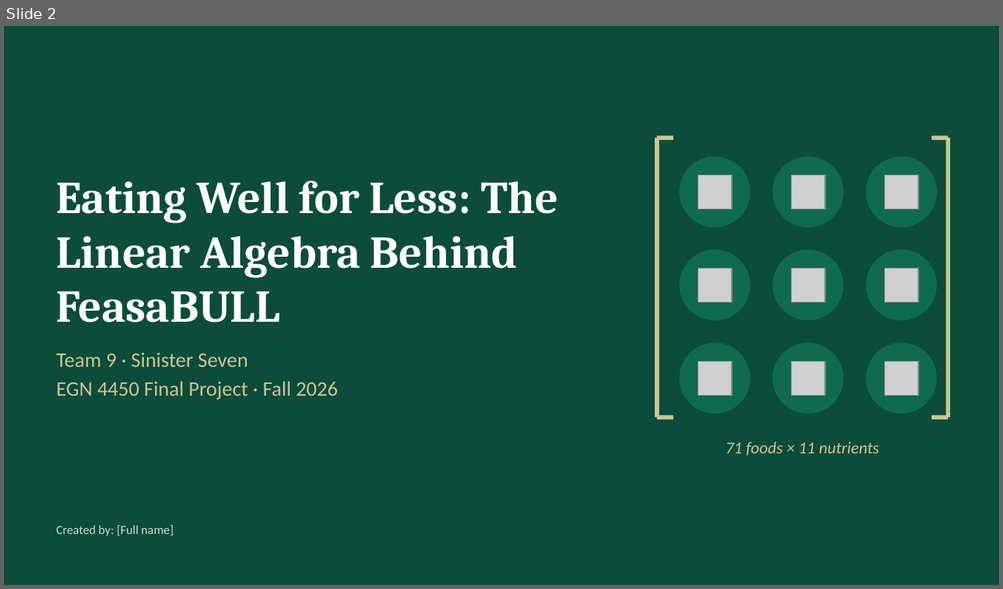
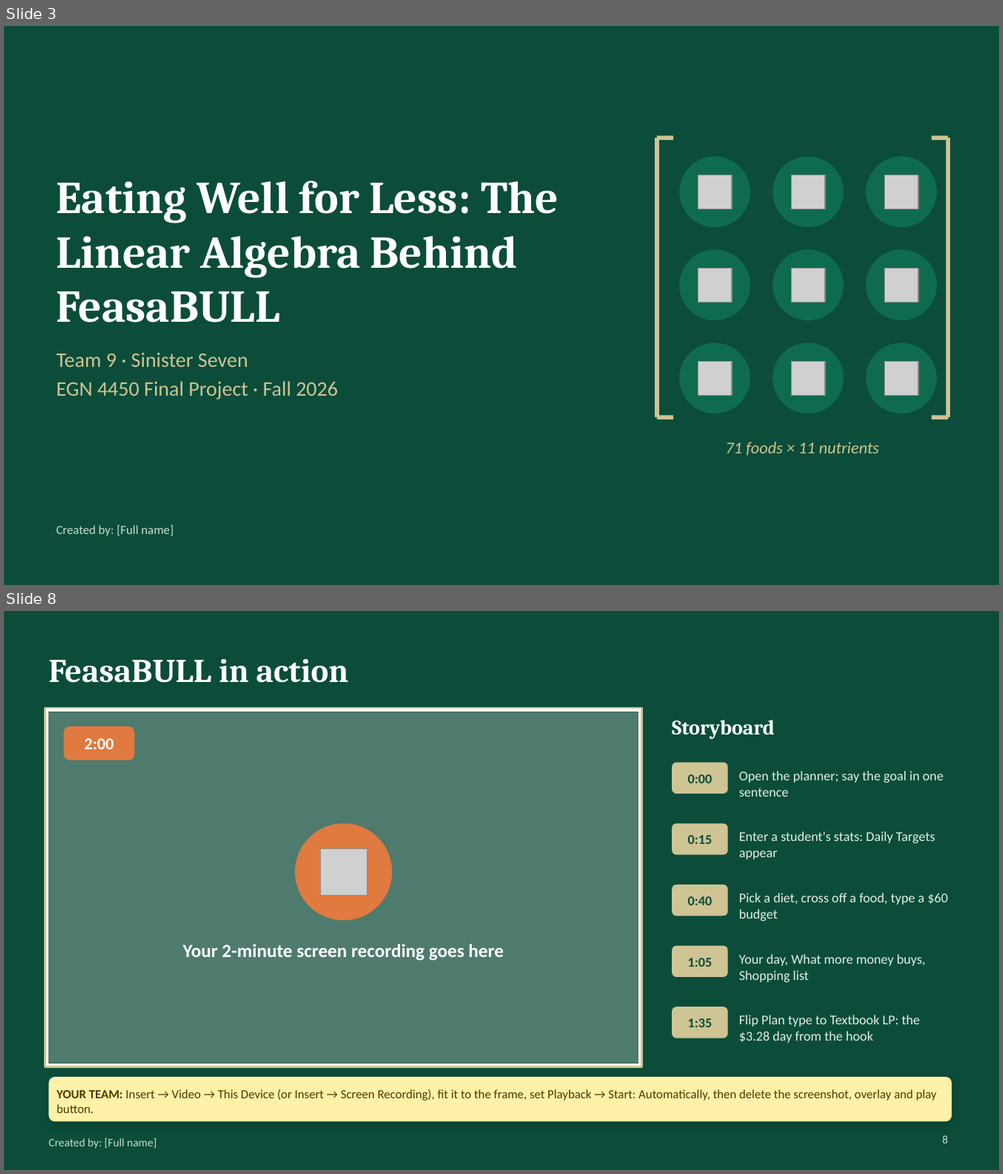
Before and after one commit to ekbaker58/feasabull-diet-optimizer, a slide deck: presentation/FeasaBULL_Final_Presentation_TEMPLATE.pptx. Shown one above the other, each under a label of ours: slide 2 before the commit, slides 3 and 8 after it; the slides between them are not shown. The pictures are 1003x589 and 1003x1174 pixels, drawn with LibreOffice and Linux fonts; fonts in the diff are those of the drawing; grey boxes stand for pictures. Boxes give left, top, right and bottom in pixels: in the first picture for what was removed or moved away, otherwise in the second. Text is boxed around its words. In the diff, an @@ line names an element or a change of style, - is before the commit and + after.

```diff
--- a/presentation/FeasaBULL_Final_Presentation_TEMPLATE.pptx
+++ b/presentation/FeasaBULL_Final_Presentation_TEMPLATE.pptx
@@ slide 8 added at (4,611,999,1170), background #0B4D3A @@
@@ title added at (48,659,349,683), 32 pt, text #FFFFFF, bold @@
+FeasaBULL in action
@@ rectangle added at (45,708,642,1068), fill #FFFFFF, outline #CFC493 2 pt @@
@@ picture added at (48,712,638,1064) @@
@@ rectangle added at (48,712,638,1064), fill #0B4D3A at 65% opacity @@
@@ text added at (671,720,774,739), 20 pt, text #FFFFFF, bold @@
+Storyboard
@@ rounded rectangle added at (64,726,134,760), fill #E07A3F, 16 pt, text #FFFFFF, bold @@
+2:00
@@ rounded rectangle added at (671,763,728,794), fill #CFC493, 13 pt, text #0B4D3A, bold @@
+0:00
@@ text added at (739,771,943,797), 13 pt, text #E3EEE8 @@
+Open the planner; say the goal in one sentence
@@ ellipse added at (295,823,392,920), fill #E07A3F @@
@@ rounded rectangle added at (671,823,728,855), fill #CFC493, 13 pt, text #0B4D3A, bold @@
+0:15
@@ text added at (739,832,935,860), 13 pt, text #E3EEE8 @@
+Enter a student's stats: Daily Targets appear
@@ picture added at (320,849,367,895) @@
@@ rounded rectangle added at (671,885,728,916), fill #CFC493, 13 pt, text #0B4D3A, bold @@
+0:40
@@ text added at (739,893,948,921), 13 pt, text #E3EEE8 @@
+Pick a diet, cross off a food, type a $60 budget
@@ text added at (183,944,504,961), 18 pt, text #FFFFFF, bold @@
+Your 2-minute screen recording goes here
@@ rounded rectangle added at (671,946,728,977), fill #CFC493, 13 pt, text #0B4D3A, bold @@
+1:05
@@ text added at (739,954,925,982), 13 pt, text #E3EEE8 @@
+Your day, What more money buys, Shopping list
@@ rounded rectangle added at (671,1007,728,1039), fill #CFC493, 13 pt, text #0B4D3A, bold @@
+1:35
@@ text added at (739,1015,920,1043), 13 pt, text #E3EEE8 @@
+Flip Plan type to Textbook LP: the $3.28 day from the hook
@@ rounded rectangle added at (48,1077,951,1122), fill #FFF1A8, 12 pt, text #4A3B00 @@
+YOUR TEAM: Insert → Video → This Device (or Insert → Screen Recording), fit it to the frame, set Playback → Start: Automatically, then delete the screenshot, overlay and play button.
@@ text added at (48,1139,156,1149), 11 pt, text #C9DBD1 @@
+Created by: [Full name]
@@ page number added at (942,1136,948,1144), 11 pt, text #C9DBD1 @@
+8
@@ what was slide 2 is now slide 3 @@
```
Also in this commit, not shown: 20 slides changed, 3 other slides added, 2 slides removed.
